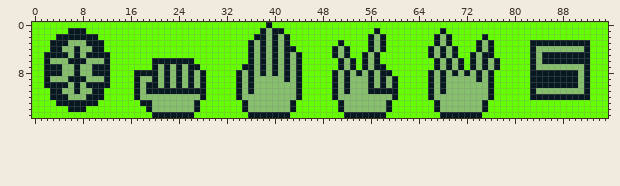
Two versions of one pixel-art file, assets/Templates/hand.aseprite. Above, as it was before the edit.
96x16 pixels, 1 frame.
Now the later version:
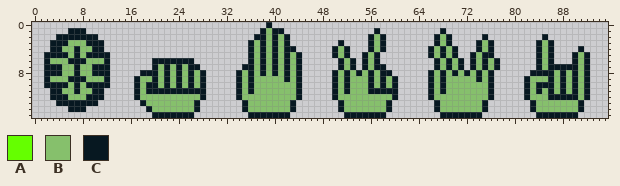
Palette (. is transparent): A #65ff00  B #86c06c  C #071821
Diff:
layer "Background" now hidden
Changed rows in their new state; - is an unchanged pixel.
first column x 0:
 0 .......................................-........................................................
 1 ......---.............................----...............-..........-...........................
 2 ....-------..........................------.............---........---.....-.........C..........
 3 ...---------........................-------........-....---........---....---.......-B-.........
 4 ...---------........................--------......---...---.......-----...---.......C-C....C....
 5 ..-----------.......................---------.....---..---........-----..----.......CB-...-B-...
 6 ..-----------.......-------.........---------......---.---.........-----.-----......CB-...-B-...
 7 ..-----------.......--------.......----------......---.----........-----.-----......C-CCCCC--...
 8 ..-----------.....-----------.....-----------.....----------......-----------......----B-B---...
 9 ..-----------....------------.....-----------.....-----------.....-----------.....CBBB-B-B---...
10 ..-----------....------------.....-----------.....-----------.....-----------.....CB---B-B---...
11 ...---------.....------------.....-----------.....-----------.....-----------.....CBC-C-C-C--...
12 ...---------.....------------.....-----------.....-----------.....-----------.....CBBB-----B-...
13 ....-------.......-B--------.......---------.......---------.......---------.......CBBBBBBBC....
14 ......---..........---------.......---------.......---------.......---------.......CBBBBBBBC....
15 ....................-------.........-------.........-------.........-------.........CCCCCCC.....
